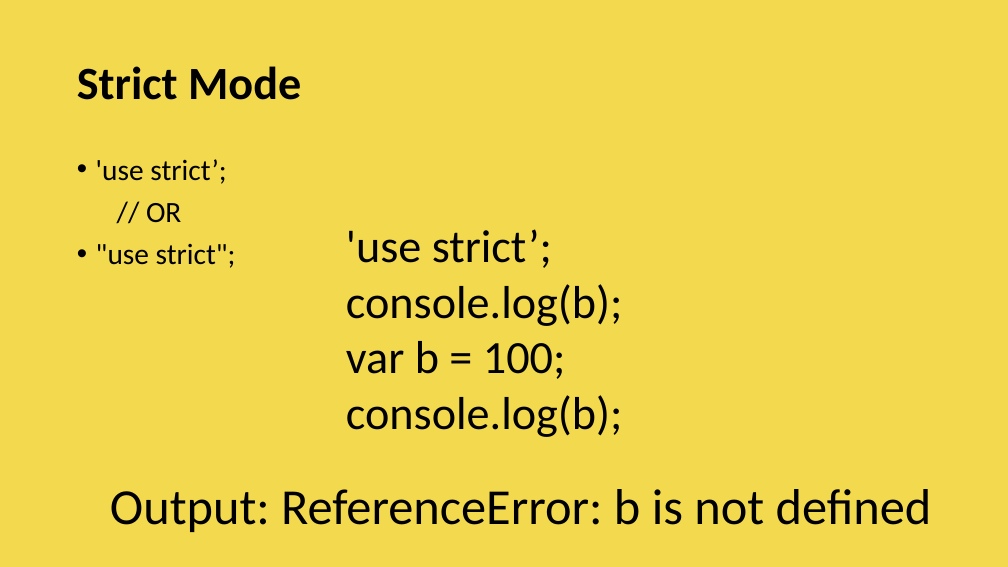
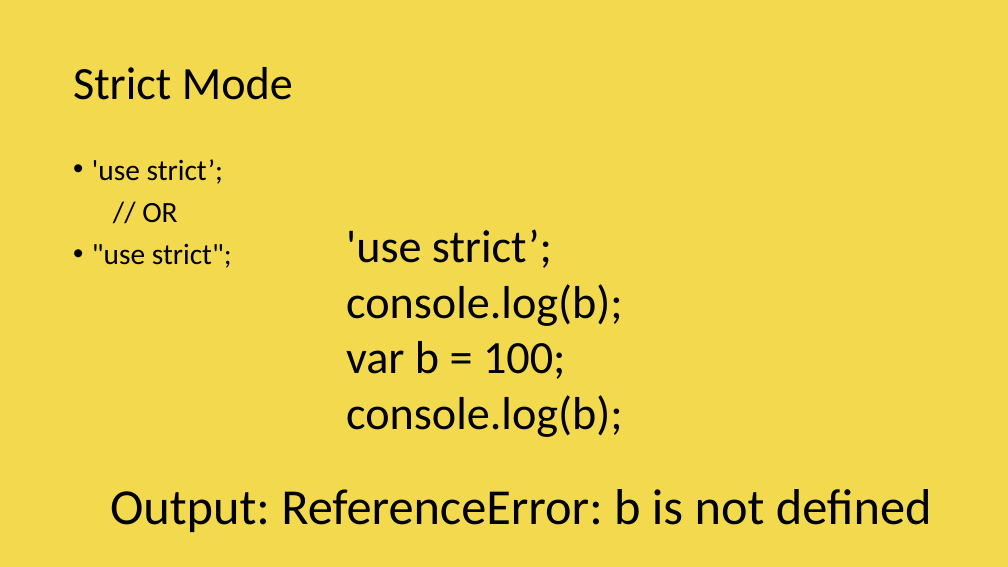
Before and after one commit to vishwanantha/javascript-101, a slide deck: slide 26 of ppt/001 - DataTypes.pptx. Drawn at 1008x567 pixels with LibreOffice and Linux fonts; fonts in the diff are those of the drawing. Boxes give left, top, right and bottom in pixels: in the first picture for what was removed or moved away, otherwise in the second. Text is boxed around its words. In the diff, an @@ line names an element or a change of style, - is before the commit and + after.

```diff
--- a/ppt/001 - DataTypes.pptx
+++ b/ppt/001 - DataTypes.pptx
@@ title "Strict Mode" at <box>73,67,293,100</box>: bold off @@
@@ text "'use strict’;": place and size @@
-text "'use strict’;" at <box>96,159,236,268</box>
+text "'use strict’;" at <box>92,159,232,268</box>
```
Also in this commit, not shown: 38 other slides changed, 1 slide added.
